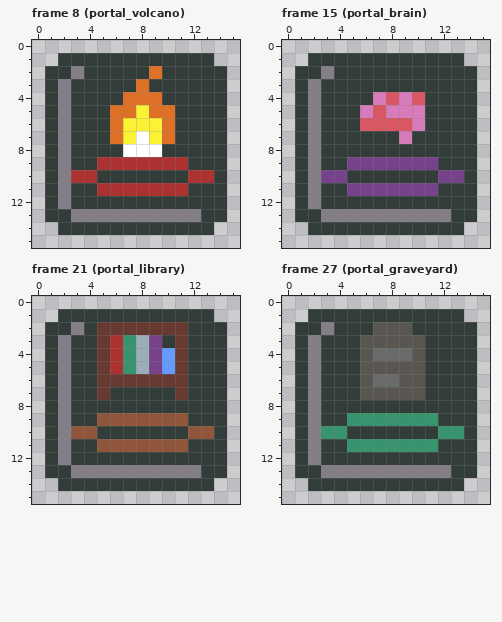
A pixel-art file gets an edit: source_data/aseprite/icons.aseprite. That is the earlier state.
16x16 pixels, 34 frames. Shown: frame 8 (portal_volcano), frame 15 (portal_brain), frame 21 (portal_library), frame 27 (portal_graveyard).
Now the later version:
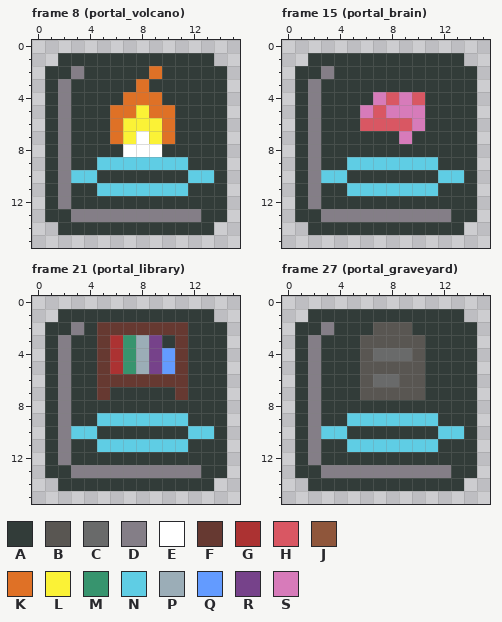
Palette (. is transparent): A #323c39  B #595652  C #696a6a  D #847e87  E #ffffff  F #663931  G #ac3232  H #d95763  J #8f563b  K #df7126  L #fbf236  M #37946e  N #5fcde4  P #9badb7  Q #639bff  R #76428a  S #d77bba
Commit message: Portal spells
Change:
--- frame 8 (portal_volcano), layer "icons"
@@ x 0..15 @@
  8 .ADAAAAEEEAAAAA.
- 9 .ADAAGGGGGGGAAA.
-10 .ADGGAAAAAAAGGA.
-11 .ADAAGGGGGGGAAA.
+ 9 .ADAANNNNNNNAAA.
+10 .ADNNAAAAAAANNA.
+11 .ADAANNNNNNNAAA.
 12 .ADAAAAAAAAAAAA.
--- frame 15 (portal_brain), layer "icons"
@@ x 0..15 @@
  8 .ADAAAAAAAAAAAA.
- 9 .ADAARRRRRRRAAA.
-10 .ADRRAAAAAAARRA.
-11 .ADAARRRRRRRAAA.
+ 9 .ADAANNNNNNNAAA.
+10 .ADNNAAAAAAANNA.
+11 .ADAANNNNNNNAAA.
 12 .ADAAAAAAAAAAAA.
--- frame 21 (portal_library), layer "icons"
@@ x 0..15 @@
  8 .ADAAAAAAAAAAAA.
- 9 .ADAAJJJJJJJAAA.
-10 .ADJJAAAAAAAJJA.
-11 .ADAAJJJJJJJAAA.
+ 9 .ADAANNNNNNNAAA.
+10 .ADNNAAAAAAANNA.
+11 .ADAANNNNNNNAAA.
 12 .ADAAAAAAAAAAAA.
--- frame 27 (portal_graveyard), layer "icons"
@@ x 0..15 @@
  8 .ADAAAAAAAAAAAA.
- 9 .ADAAMMMMMMMAAA.
-10 .ADMMAAAAAAAMMA.
-11 .ADAAMMMMMMMAAA.
+ 9 .ADAANNNNNNNAAA.
+10 .ADNNAAAAAAANNA.
+11 .ADAANNNNNNNAAA.
 12 .ADAAAAAAAAAAAA.
Where, in picture pixels (left, top, right, bottom), the same in both pictures:
changed: (71, 157, 214, 196)
changed: (321, 157, 464, 196)
changed: (71, 413, 214, 452)
changed: (321, 413, 464, 452)
